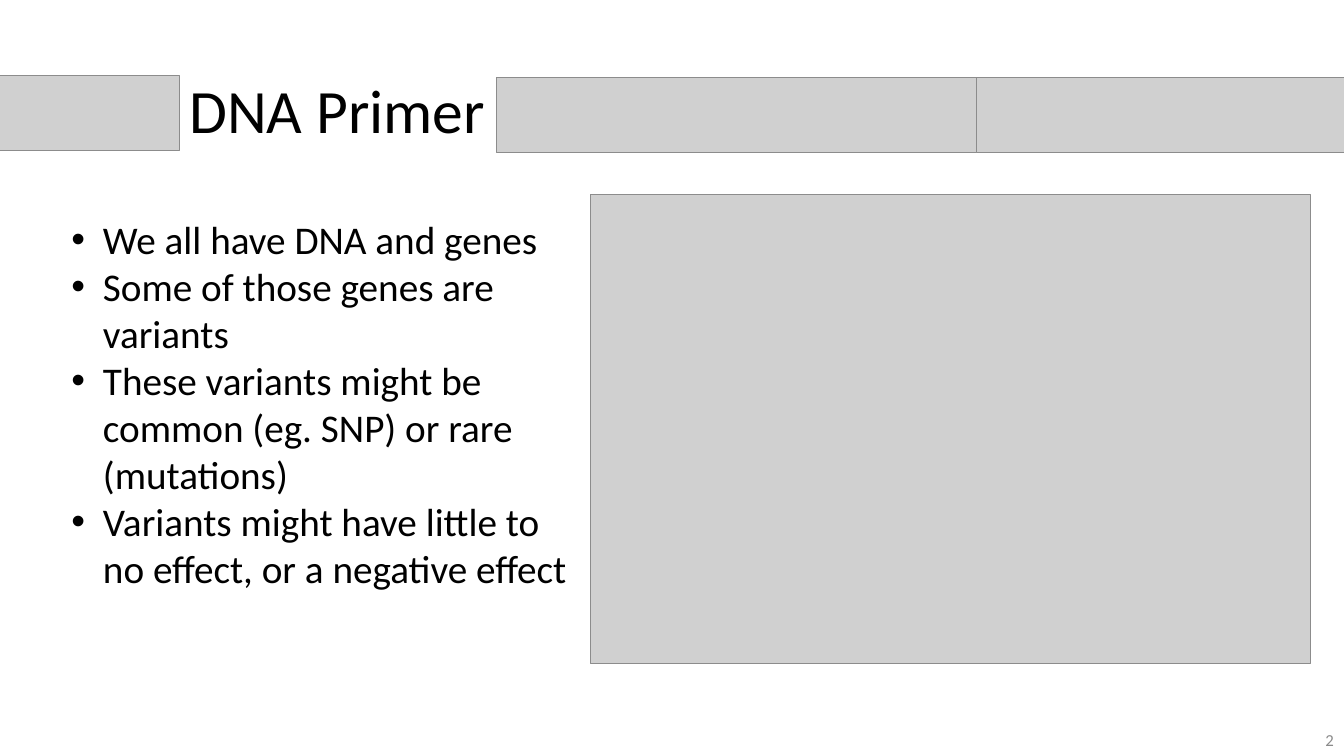
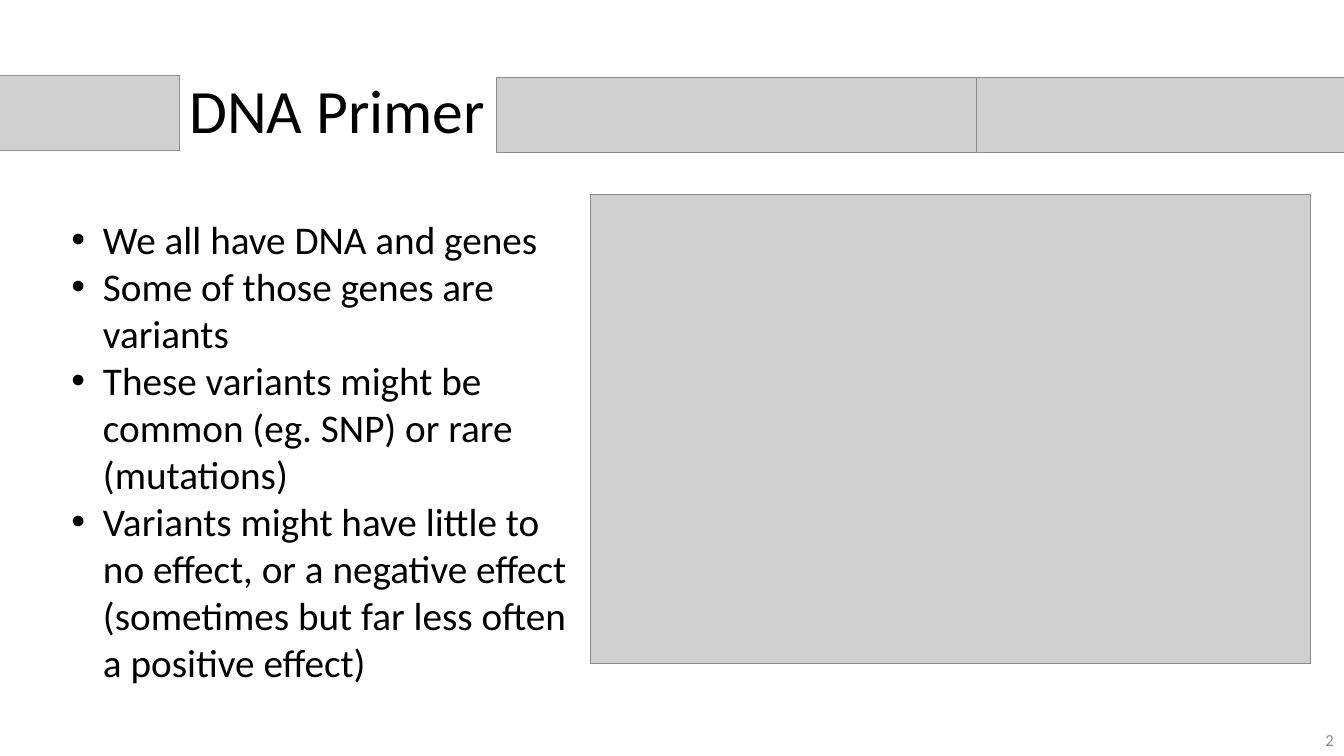
Before and after one commit to nkinnaird/GeneticVariantClassification, a slide deck: slide 2 of Presentation/GeneticVariantClassificationPres.pptx. Drawn at 1344x756 pixels with LibreOffice and Linux fonts; fonts in the diff are those of the drawing; grey boxes stand for pictures. Boxes give left, top, right and bottom in pixels: in the first picture for what was removed or moved away, otherwise in the second. Text is boxed around its words. In the diff, an @@ line names an element or a change of style, - is before the commit and + after.

```diff
--- a/Presentation/GeneticVariantClassificationPres.pptx
+++ b/Presentation/GeneticVariantClassificationPres.pptx
@@ text at (x1=103, y1=508, x2=566, y2=684): text changed @@
-• Variants might have little to no effect, or a negative effect
+• Variants might have little to no effect, or a negative effect (sometimes but far less often a positive effect)
```
Also in this commit, not shown: 9 other slides changed, 4 slides added, 4 slides removed, 1 other file.
